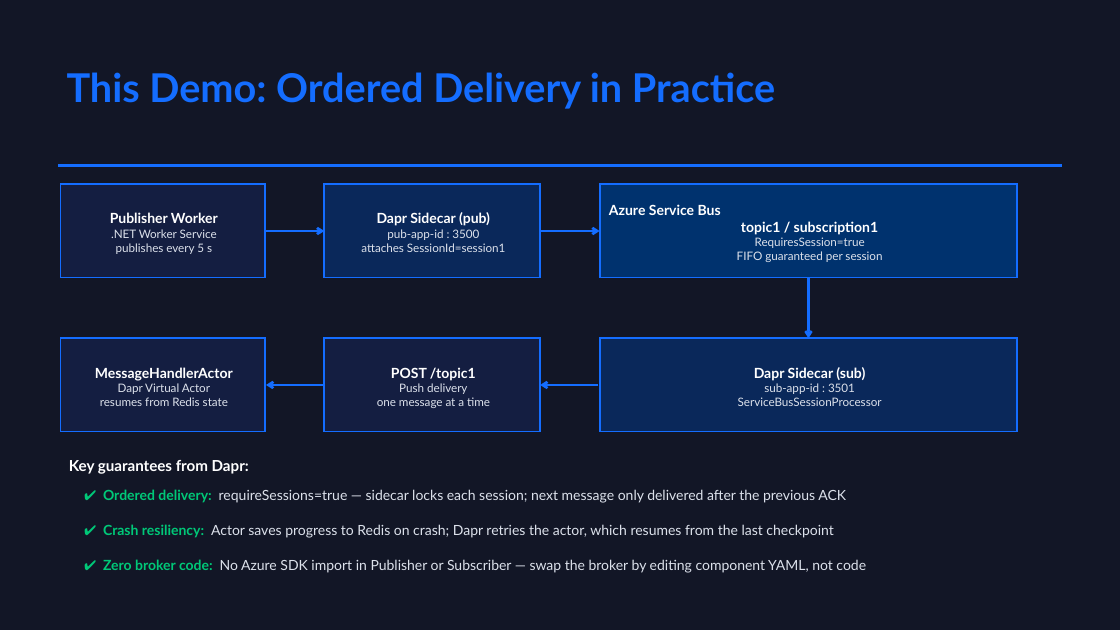
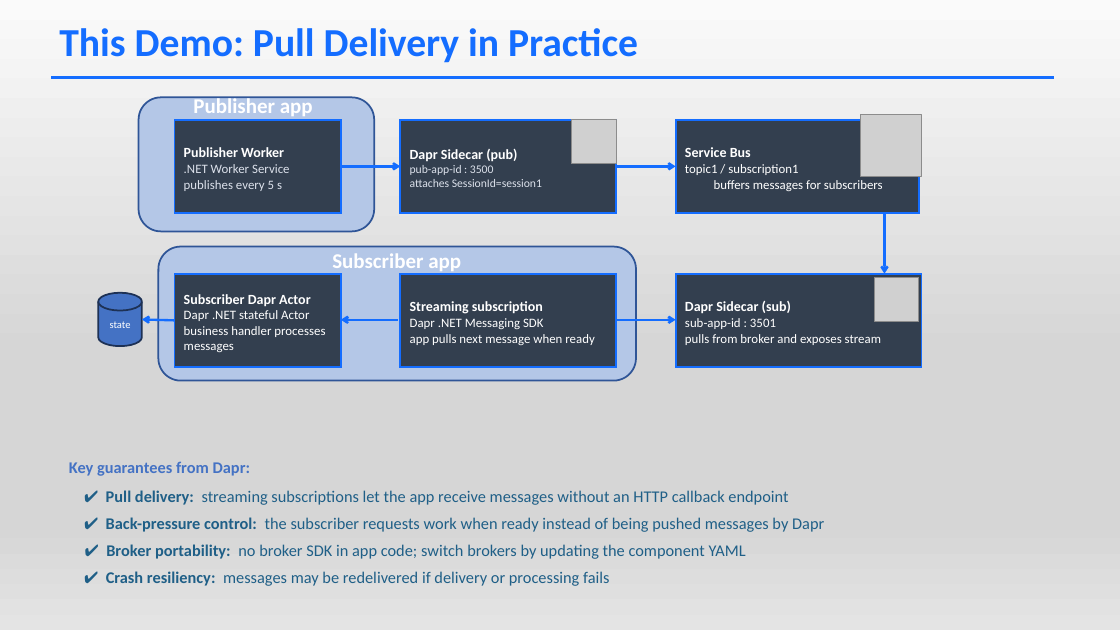
Before and after one commit to mchudinov/PubSubDapr, a slide deck: slide 5 of DaprPubSub.pptx (slide 4 before the commit). Drawn at 1120x630 pixels with LibreOffice and Linux fonts; fonts in the diff are those of the drawing; grey boxes stand for pictures. Boxes give left, top, right and bottom in pixels: in the first picture for what was removed or moved away, otherwise in the second. Text is boxed around its words. In the diff, an @@ line names an element or a change of style, - is before the commit and + after.

```diff
--- a/DaprPubSub.pptx
+++ b/DaprPubSub.pptx
@@ background #121626 to gradient #FAFAFA to #D7D7D7 to #E4E4E4 @@
@@ text at <box>59,28,638,63</box>: text changed; font Lato to Calibri @@
-This Demo: Ordered Delivery in Practice
+This Demo: Pull Delivery in Practice
@@ line moved from (58, 166) - (1062, 166) to (51, 77) - (1054, 77) @@
@@ rounded rectangle added at <box>139,97,375,232</box>, fill #B4C7E7, outline #2F5597 1.5 pt @@
@@ text added at <box>193,96,313,120</box>, 18 pt, text #FFFFFF, bold @@
+Publisher app
@@ picture added at <box>572,119,617,164</box> @@
@@ picture added at <box>860,115,922,176</box> @@
@@ rectangle "Publisher Worker": place and size @@
-rectangle "Publisher Worker" at <box>60,184,265,277</box>
+rectangle "Publisher Worker" at <box>175,120,341,213</box>
@@ rectangle "Publisher Worker" at <box>175,120,341,213</box>: font Lato to Calibri; size 10 to 11 pt in ".NET Worker Service publishes every 5 s"; alignment centre to left; fill #141E41 to #333F50 @@
@@ rectangle "Dapr Sidecar (pub)" at <box>401,120,617,213</box>: font Lato to Calibri; alignment centre to left; fill #0A285A to #333F50 @@
@@ rectangle "Service Bus topic1 / subscription1 ...": place and size @@
-rectangle "Service Bus topic1 / subscription1 ..." at <box>600,184,1017,277</box>
+rectangle "Service Bus topic1 / subscription1 ..." at <box>676,120,918,213</box>
@@ rectangle "Service Bus topic1 / subscription1 ..." at <box>676,120,918,213</box>: fill #00326E to #333F50 @@
@@ text in rectangle at <box>685,147,883,191</box>: text changed; size 10 to 11 pt; font Lato to Calibri; text colour #DCE1EB to #FFFFFF @@
-Azure Service Bus
-topic1 / subscription1
-RequiresSession=true
-FIFO guaranteed per session
+Service Bus
+topic1 / subscription1
+buffers messages for subscribers
@@ rounded rectangle added at <box>159,247,637,381</box>, fill #B4C7E7, outline #2F5597 1.5 pt @@
@@ text added at <box>332,253,461,274</box>, 18 pt, text #FFFFFF, bold @@
+Subscriber app
@@ cylinder added at <box>98,293,142,347</box>, fill #4472C4, outline #1E3256 1.5 pt, 9 pt, text #FFFFFF @@
+state
@@ rectangle "Subscriber Dapr Actor Dapr .NET ...": place and size @@
-rectangle "Subscriber Dapr Actor Dapr .NET ..." at <box>60,339,265,432</box>
+rectangle "Subscriber Dapr Actor Dapr .NET ..." at <box>175,274,341,367</box>
@@ rectangle "Subscriber Dapr Actor Dapr .NET ..." at <box>175,274,341,367</box>: fill #141E41 to #333F50 @@
@@ text in rectangle at <box>184,294,325,352</box>: text changed; size 10 to 11 pt; font Lato to Calibri; text colour #DCE1EB to #FFFFFF @@
-MessageHandlerActor
-Dapr Virtual Actor
-resumes from Redis state
+Subscriber Dapr Actor
+Dapr .NET stateful Actor
+business handler processes messages
@@ 4 arrows, 2 rectangles: place and size @@
-4 arrows, 2 rectangles at <box>266,184,808,432</box>
+4 arrows, 2 rectangles at <box>341,120,885,367</box>
@@ rectangle "Streaming subscription Dapr .NET Messaging ..." at <box>401,274,617,367</box>: fill #141E41 to #333F50 @@
@@ rectangle "Dapr Sidecar (sub) sub-app-id : ...": place and size @@
-rectangle "Dapr Sidecar (sub) sub-app-id : ..." at <box>600,339,1017,432</box>
+rectangle "Dapr Sidecar (sub) sub-app-id : ..." at <box>676,274,922,367</box>
@@ rectangle "Dapr Sidecar (sub) sub-app-id : ..." at <box>676,274,922,367</box>: fill #0A285A to #333F50 @@
@@ picture added at <box>875,277,919,322</box> @@
@@ arrow added from (175, 320) to (142, 319), #146DFF 2 pt @@
@@ text in rectangle at <box>410,301,594,345</box>: text changed; size 10 to 11 pt; font Lato to Calibri; text colour #DCE1EB to #FFFFFF @@
-POST /topic1
-Push delivery
-one message at a time
+Streaming subscription
+Dapr .NET Messaging SDK
+app pulls next message when ready
@@ arrow moved from (598, 385) - (540, 385) to (618, 320) - (676, 320) @@
@@ text in rectangle at <box>685,301,881,345</box>: text changed; size 10 to 11 pt; font Lato to Calibri; text colour #DCE1EB to #FFFFFF @@
-Dapr Sidecar (sub)
-sub-app-id : 3501
-ServiceBusSessionProcessor
+Dapr Sidecar (sub)
+sub-app-id : 3501
+pulls from broker and exposes stream
@@ text "Key guarantees from Dapr:" at <box>69,461,250,476</box>: size 13 to 14 pt, font Lato to Calibri, text colour #FFFFFF to #4472C4 @@
@@ text at <box>106,490,788,505</box>: text changed; size 12 to 14 pt; font Lato to Calibri; text colour #DCE1EB to #1F5F87 @@
-✔ Ordered delivery: requireSessions=true — sidecar locks each session; next message only delivered after the previous ACK
+✔ Pull delivery: streaming subscriptions let the app receive messages without an HTTP callback endpoint
@@ text at <box>106,517,824,532</box>: text changed; size 12 to 14 pt; font Lato to Calibri; text colour #DCE1EB to #1F5F87 @@
-✔ Crash resiliency: Actor saves progress to Redis on crash; Dapr retries the actor, which resumes from the last checkpoint
+✔ Back-pressure control: the subscriber requests work when ready instead of being pushed messages by Dapr
@@ text at <box>106,544,746,559</box>: text changed; size 12 to 14 pt; font Lato to Calibri; text colour #DCE1EB to #1F5F87 @@
-✔ Zero broker code: No Azure SDK import in Publisher or Subscriber — swap the broker by editing component YAML, not code
+✔ Broker portability: no broker SDK in app code; switch brokers by updating the component YAML
@@ text added at <box>106,571,609,586</box>, 14 pt, text #1F5F87 @@
+✔ Crash resiliency: messages may be redelivered if delivery or processing fails
```
Also in this commit, not shown: 2 other slides changed, 2 slides added, 1 slide removed.
